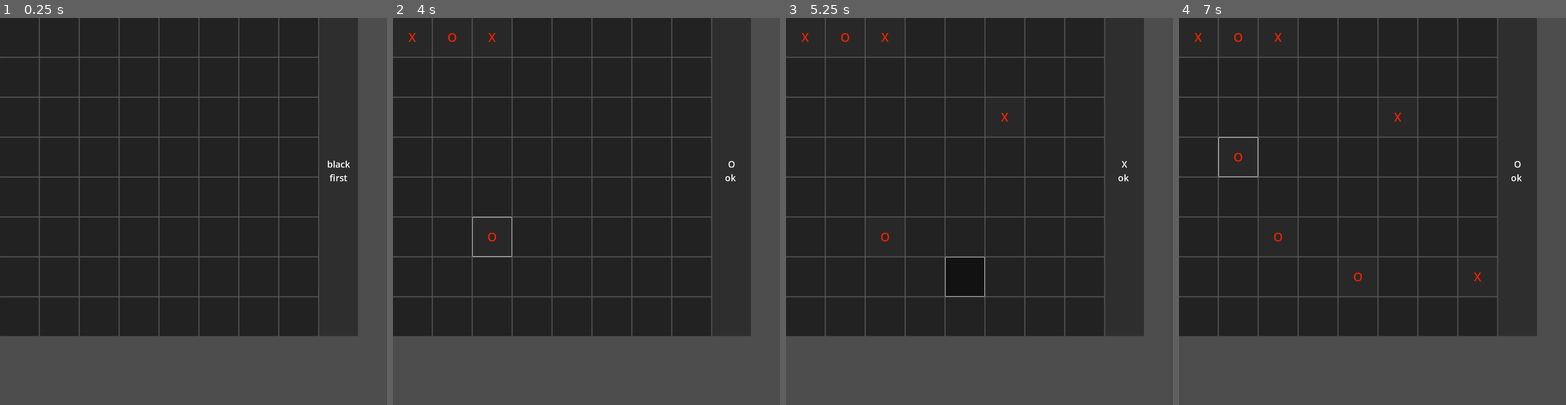
Above: before the commit, frames 1-4 (left to right).
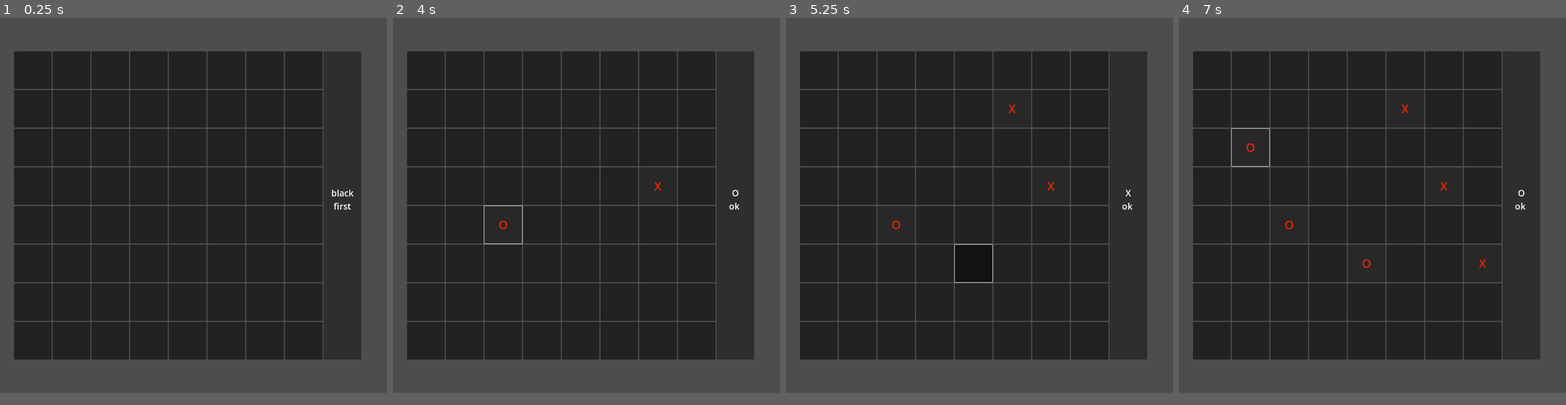
Above: after the commit, the same moments.

Repository: yzyzyz111/ChessGame
Game: Godot game, scene res://main.tscn
The game is run twice, just before and just after one commit, with the same random seed, the same clock (stepped at 60 frames per second) and the same inputs.
Inputs (mouse positions are in pixels of both pictures, inside the frame that each line leads up to):
- Up to frame 1 (0.25 s): no input
- Up to frame 2 (4 s): click (412, 37) at 0.52 s; click (451, 37) at 1.27 s; click (493, 37) at 2.02 s; move the mouse to (671, 192) at 2.77 s; click (671, 192) at 2.92 s; move the mouse to (509, 230) at 3.52 s; click (509, 230) at 3.67 s
- Up to frame 3 (5.25 s): tap Enter at 4.25 s; move the mouse to (1018, 126) at 4.27 s; click (1018, 126) at 4.42 s; move the mouse to (960, 288) at 5.02 s; click (960, 288) at 5.17 s
- Up to frame 4 (7 s): tap Space at 5.75 s; move the mouse to (1488, 269) at 5.77 s; click (1488, 269) at 5.92 s; move the mouse to (1256, 153) at 6.52 s; click (1256, 153) at 6.67 s
The window is 800x800 before the commit and 800x775 after it. Grey fills any space a smaller window leaves; there, only what the larger window draws over its background counts as a difference.

The runs differ from the first frame. In frame 1, 22% of the frame differs, in the area x 0-94%, y 0-89%; in frame 2, 22%; in frame 3, 22%; in frame 4, 23%.

Commit message:
ui center

Diff:
--- a/UI/chess_pad.gd
+++ b/UI/chess_pad.gd
@@ -10,6 +10,7 @@
 const GRID = preload("res://UI/grid.tscn")
 const COLUMN = 8
 const ROW = 8
+const WAIT = 0.34
 const player_signs : Dictionary = {
 	"black" : "X" ,
 	"white" : "O" ,
@@ -18,6 +19,7 @@
 func _ready() -> void:
 	grid_container.columns = COLUMN
 	creat_chess_board(COLUMN, ROW)
+	print(get_rect().size)
 
 func creat_chess_board(x: int, y: int) -> void:
 	for i in range(x * y):
@@ -48,7 +50,7 @@
 	return grid_container.get_child(index).player
 
 func reset_grid(indexs: Array) -> void:
-	var timer = get_tree().create_timer(0.1)
+	var timer = get_tree().create_timer(WAIT)
 	timer.timeout.connect(reset_grid_wait.bind(indexs))
 
 func reset_grid_wait(indexs: Array) -> void:
@@ -80,5 +82,6 @@
 			winner = "white"
 		else:
 			winner = "black"
+
 	print("white left : %s\nblack left : %s " % [white_chess_num, black_chess_num])
 	return winner
--- a/main.tscn
+++ b/main.tscn
@@ -9,16 +9,31 @@
 
 [node name="PanelContainer" type="Control" parent="."]
 layout_mode = 3
-anchors_preset = 15
-anchor_right = 1.0
-anchor_bottom = 1.0
+anchors_preset = 8
+anchor_left = 0.5
+anchor_top = 0.5
+anchor_right = 0.5
+anchor_bottom = 0.5
 offset_right = 1280.0
 offset_bottom = 1280.0
 grow_horizontal = 2
 grow_vertical = 2
+size_flags_horizontal = 4
+size_flags_vertical = 4
 
 [node name="ChessPad" parent="PanelContainer" instance=ExtResource("1_fy7cu")]
-layout_mode = 2
+layout_mode = 1
+anchors_preset = 8
+anchor_left = 0.5
+anchor_top = 0.5
+anchor_right = 0.5
+anchor_bottom = 0.5
+offset_left = -66.0
+offset_top = -64.0
+offset_right = 66.0
+offset_bottom = 64.0
+grow_horizontal = 2
+grow_vertical = 2
 size_flags_horizontal = 0
 size_flags_vertical = 0
 
--- a/project.godot
+++ b/project.godot
@@ -17,6 +17,8 @@
 
 [display]
 
-window/size/viewport_width=1280
+window/size/viewport_width=1320
 window/size/viewport_height=1280
+window/size/resizable=false
 window/size/always_on_top=true
+window/stretch/aspect="ignore"
Not shown, changed: export_presets.cfg
